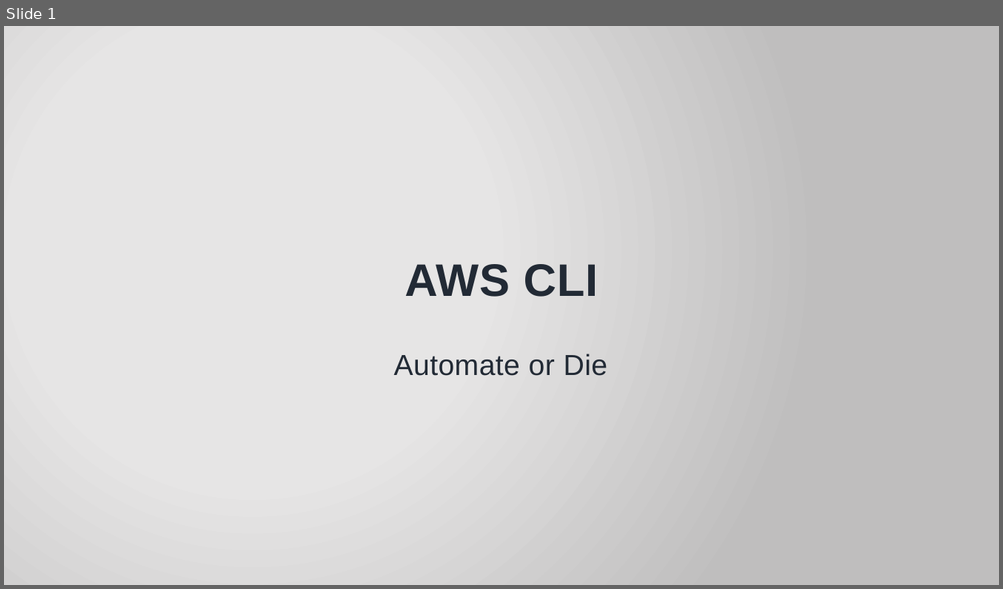
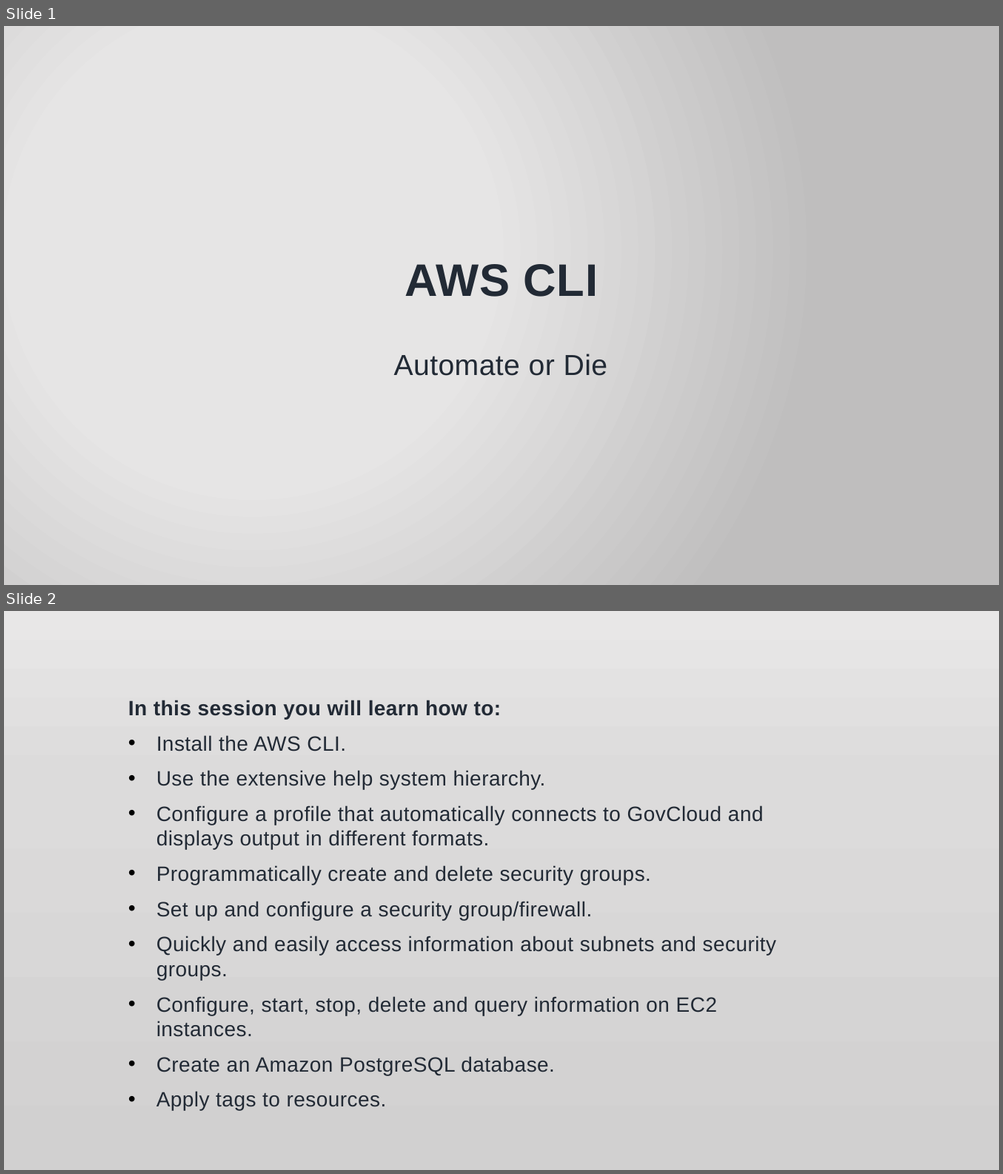
Before and after one commit to jonathan-r-jones/Composable-Batch-Files, a slide deck: jaws.pptx. Shown one above the other, each under a label of ours: slide 1 before the commit, slides 1 and 2 after it. The pictures are 1003x589 and 1003x1174 pixels, drawn with LibreOffice and Linux fonts; fonts in the diff are those of the drawing; background and template pictures are left out. Boxes give left, top, right and bottom in pixels: in the first picture for what was removed or moved away, otherwise in the second. Text is boxed around its words. In the diff, an @@ line names an element or a change of style, - is before the commit and + after.

```diff
--- a/jaws.pptx
+++ b/jaws.pptx
@@ slide 2 added at bbox=[4, 611, 999, 1170], background picture (left out) @@
@@ text added at bbox=[128, 700, 777, 1111], 20 pt, text #222A35 @@
+In this session you will learn how to:
+• Install the AWS CLI.
+• Use the extensive help system hierarchy.
+• Configure a profile that automatically connects to GovCloud and displays output in different formats.
+• Programmatically create and delete security groups.
+• Set up and configure a security group/firewall.
+• Quickly and easily access information about subnets and security groups.
+• Configure, start, stop, delete and query information on EC2 instances.
+• Create an Amazon PostgreSQL database.
+• Apply tags to resources.
```
Also in this commit, not shown: 2 other slides added, 3 other files.
